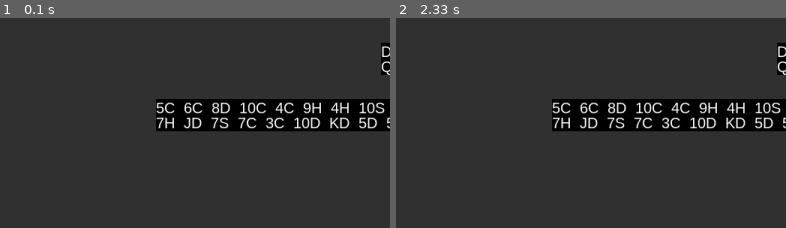
Above: before the commit, frames 1-2 (left to right).
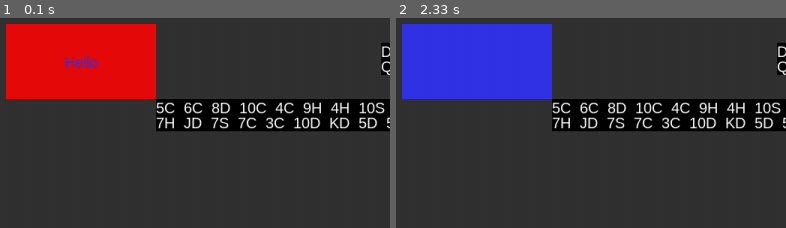
Above: after the commit, the same moments.

Repository: ekoret/blackjack-py
Game: pygame game, started from main.py
Two runs of this game, one before a commit and one after it. Both use one fixed random seed, a clock stepped at 60 frames per second and the inputs below.
Inputs (mouse positions are % of the whole screen's width and height, from its top left):
- Up to frame 1 (0.1 s): no input
- Up to frame 2 (2.33 s): click (10, 10) at 0.38 s, where only the run after the commit has a clickable "Hello"; press the mouse at (59, 18) at 0.7 s; move the mouse to (33, 38) at 0.8 s; release the mouse at (6, 58) at 0.93 s; click (10, 10) at 2.05 s, where only the run after the commit has a clickable "Hello"
The pictures show only the part of the screen within x 0-50%, y 0-50%; the shares and areas given below are measured in that part.

The runs differ from the first frame. In frame 1, 14% of the frame differs, in the area x 1-40%, y 2-39%; in frame 2, 14%.

Commit message:
add button wrapper. hovers and clicks

Diff:
--- a/game.py
+++ b/game.py
@@ -10,6 +10,7 @@
 from deck import Deck
 from player import Dealer, Table, Player
 from settings import Settings, BlackjackSettings
+from game_button import GameButton
 
 """Abstract Game class"""
 
@@ -70,20 +71,27 @@
         self.add_player("Jane")
         self.deal_game()
 
+        button = GameButton(100, 100, 200, 100, "Hello", 20,
+                            "Arial", (230, 10, 10), (50, 50, 230))
+
         while (True):
             """Event Loop"""
             for event in pygame.event.get():
                 if (event.type == pygame.QUIT):
                     sys.exit()
+                elif event.type == pygame.MOUSEBUTTONDOWN:
+                    # Check if the button was clicked
+                    if button.is_clicked(pygame.mouse.get_pos()):
+                        print("Button clicked!")
 
             self.screen.fill(self.bg_colour)  # draw bg
 
             """Draw players and dealer"""
             self.draw_players()
+            button.draw(self.screen)
 
             pygame.display.flip()  # update the screen
             self.clock.tick(self.framerate)  # set the framerate
-
     """
     TODO: needs to be refactored
         - put players in positions depending on amount of players
--- /dev/null
+++ b/game_button.py
@@ -0,0 +1,46 @@
+"""Module for creating buttons"""
+
+import pygame
+
+
+class GameButton:
+    def __init__(self, x, y, width, height, text,
+                 font_size=20,
+                 font_name="Arial",
+                 bg_colour=(150, 150, 150),
+                 bg_colour_hover=(170, 10, 200)):
+        self.x = x
+        self.y = y
+        self.width = width
+        self.height = height
+        self.text = text
+        self.font_size = font_size
+        self.bg_colour = bg_colour
+        self.bg_colour_hover = bg_colour_hover
+
+        self.font = pygame.font.SysFont(font_name, self.font_size)
+        # self.rect = self.surface.get_rect()
+        self.rect = pygame.Rect(self.x, self.y, self.width, self.height)
+        self.rect.center = (self.x + (self.width / 2),
+                            self.y + (self.height / 2))
+        self.surface = self.font.render(self.text, True, self.bg_colour_hover)
+        self.surface_rect = self.surface.get_rect(center=self.rect.center)
+
+    def draw(self, screen):
+        if self.is_hovered(pygame.mouse.get_pos()):
+            colour = self.bg_colour_hover
+        else:
+            colour = self.bg_colour
+
+        pygame.draw.rect(screen, colour, self.rect)
+        screen.blit(self.surface, self.surface_rect)
+
+    def is_clicked(self, pos):
+        if pos[0] > self.x and pos[0] < self.x + self.width:
+            if pos[1] > self.y and pos[1] < self.y + self.height:
+                return True
+        return False
+        # return self.rect.collidepoint(pos) and pygame.mouse.get_pressed()[0]
+
+    def is_hovered(self, pos):
+        return self.rect.collidepoint(pos)
